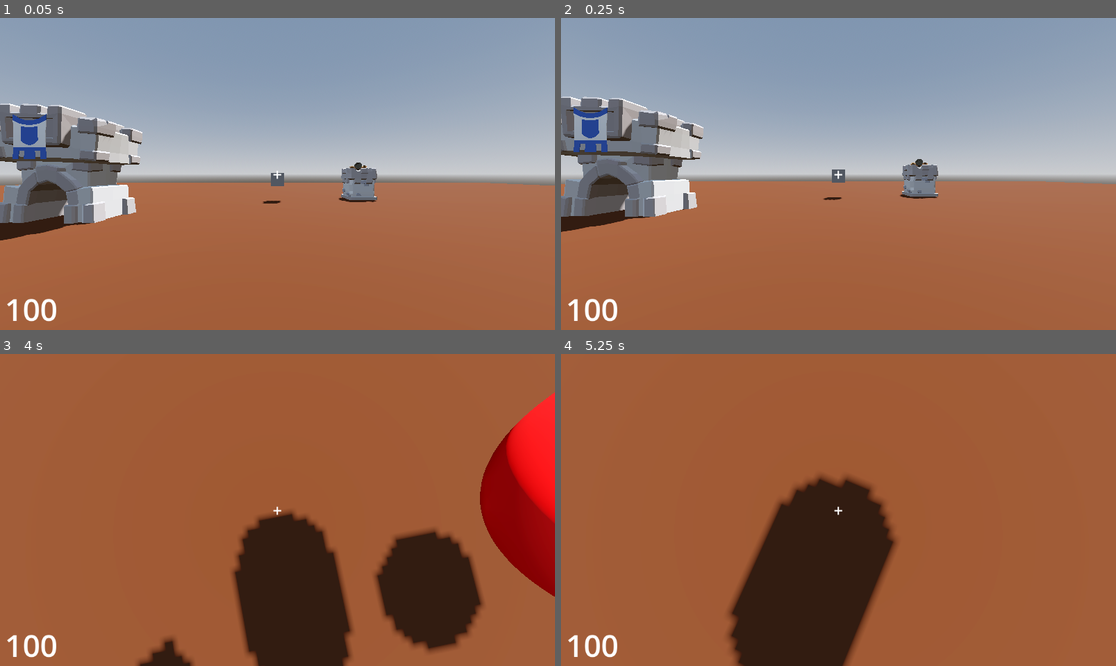
Above: before the commit, frames 1-4 (two rows, left to right).
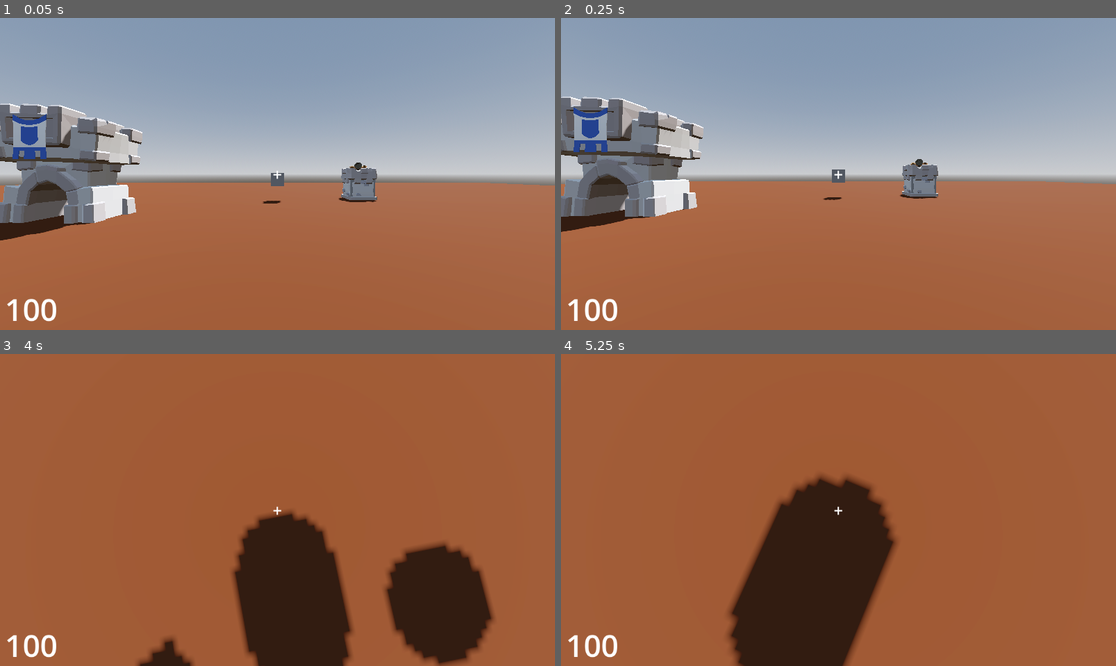
Above: after the commit, the same moments.

Repository: CSbean/Tower-Blaster
Game: Godot game, scene res://world.tscn
The game is run twice, just before and just after one commit, with the same random seed, the same clock (stepped at 60 frames per second) and the same inputs.
Inputs (mouse positions are in pixels of both pictures, inside the frame that each line leads up to):
- Up to frame 1 (0.05 s): no input
- Up to frame 2 (0.25 s): no input
- Up to frame 3 (4 s): move the mouse to (305, 510) at 0.52 s; hold Up (ui_up) from 0.53 s (still down); right-click (305, 510) at 0.6 s; tap Space (jump) at 0.77, 1.52, 3.02, 3.77 s; click (305, 510) at 0.8 s; move the mouse to (249, 510) at 1.27 s; click (249, 510) at 1.35 s; tap Shift (sprint_toggle) at 1.55, 2.1, 3.8 s; move the mouse to (288, 503) at 2.02 s; right-click (288, 503) at 2.3 s; move the mouse to (271, 516) at 2.77 s; right-click (271, 516) at 2.85 s; click (271, 516) at 3.05 s; move the mouse to (316, 513) at 3.52 s; tap W (move_foward) at 3.6 s
- Up to frame 4 (5.25 s): keep holding Up (ui_up); move the mouse to (794, 506) at 4.27 s; click (794, 506) at 4.35 s; tap Space (jump) at 4.52 s; right-click (794, 506) at 4.55 s; move the mouse to (844, 510) at 5.02 s; tap Shift (sprint_toggle) at 5.1 s

The runs differ from the first frame. In frame 1, less than 0.1% of the frame differs, in the area x 63-68%, y 51-58%; in frame 2, less than 0.1%; in frame 3, 8.6%, in the area x 67-100%, y 12-100%; in frame 4, nothing differs.

Commit message:
parrying working 100% and turrets can die

Diff:
--- a/tower-blaster/cannon_projectile.gd
+++ b/tower-blaster/cannon_projectile.gd
@@ -29,5 +29,13 @@
 		body.take_damage()
 		queue_free()
 
+
 func reverse_direction(collision_vector:Vector3)->void:
 	direction = direction.bounce(collision_vector)
+
+func parryed()->void:
+	speed = speed*2
+
+
+func _on_area_entered(area: Area3D) -> void:
+	area.get_parent().take_damage()
--- a/tower-blaster/cannon_projectile.tscn
+++ b/tower-blaster/cannon_projectile.tscn
@@ -12,7 +12,7 @@
 
 [node name="cannon_projectile" type="Area3D" unique_id=1695952878]
 collision_layer = 4
-collision_mask = 2
+collision_mask = 3
 script = ExtResource("1_n5pep")
 speed = 5
 
@@ -24,6 +24,8 @@
 
 [node name="Timer" type="Timer" parent="." unique_id=1896545895]
 wait_time = 2.0
+autostart = true
 
+[connection signal="area_entered" from="." to="." method="_on_area_entered"]
 [connection signal="body_entered" from="." to="." method="_on_body_entered"]
 [connection signal="timeout" from="Timer" to="." method="_on_timer_timeout"]
--- a/tower-blaster/character_body_3d.gd
+++ b/tower-blaster/character_body_3d.gd
@@ -28,18 +28,18 @@
 		if not sprinting:
 			sprinting = true
 			SPEED = 10.0
-			print("on")
 		else:
 			sprinting = false
 			SPEED = 5.0
-			print("off")
-
+	#projectile.direction = (ray.target_position - ray.global_position).normalized()
 	if Input.is_action_just_pressed("melee"):
 		if ray_cast_3d.is_colliding() and ray_cast_3d.get_collider() is Area3D:
 			var dist = ray_cast_3d.get_collision_point().distance_to(global_position)
 			if dist < 5:
-				ray_cast_3d.get_collider().reverse_direction(ray_cast_3d.get_collision_normal())
-				print("working")
+				#ray_cast_3d.get_collider().reverse_direction(ray_cast_3d.get_collision_normal())
+				#var global_dir = ($RayCast3D.to_global($RayCast3D.target_position) - $RayCast3D.global_position).normalized()
+				ray_cast_3d.get_collider().direction = ray_cast_3d.to_global((ray_cast_3d.target_position - ray_cast_3d.global_position)).normalized()
+				ray_cast_3d.get_collider().parryed()
 
 func _physics_process(delta: float) -> void:
 	# Add the gravity.
--- a/tower-blaster/turret.gd
+++ b/tower-blaster/turret.gd
@@ -1,4 +1,5 @@
 extends Node3D
+class_name Turret
 
 @onready var turret_bace: Node3D = $turretBace
 @onready var player: Player = $"../Player"
@@ -6,7 +7,7 @@
 @onready var animation_player: AnimationPlayer = $AnimationPlayer
 
 var proj = preload("res://cannon_projectile.tscn")
-
+var health = 100
 # Called when the node enters the scene tree for the first time.
 func _ready() -> void:
 	pass # Replace with function body.
@@ -14,13 +15,23 @@
 
 # Called every frame. 'delta' is the elapsed time since the previous frame.
 func _process(_delta: float) -> void:
-	turret_bace.look_at(player.global_position, Vector3.UP, true)
-	turret_bace.rotation.x = 0
+	if health > 0:
+		turret_bace.look_at(player.global_position, Vector3.UP, true)
+		turret_bace.rotation.x = 0
+
 
 
 func _on_timer_timeout() -> void:
-	var new_proj = proj.instantiate()
-	add_child(new_proj)
-	new_proj.global_position = cannon.global_position
-	new_proj.direction = new_proj.global_position.direction_to(player.global_position)
-	animation_player.play("shoot")
+	if health > 0:
+		var new_proj = proj.instantiate()
+		add_child(new_proj)
+		new_proj.global_position = cannon.global_position
+		new_proj.global_position.y += 1
+		new_proj.direction = new_proj.global_position.direction_to(player.global_position)
+		animation_player.play("shoot")
+
+
+func take_damage()->void:
+	health = 0
+	cannon.rotate_x(-30.0)
+	create_tween()
--- a/tower-blaster/turret.tscn
+++ b/tower-blaster/turret.tscn
@@ -41,12 +41,14 @@
 &"shoot": SubResource("Animation_coqkk")
 }
 
+[sub_resource type="BoxShape3D" id="BoxShape3D_c5apd"]
+size = Vector3(2, 2, 2)
+
 [node name="turret" type="Node3D" unique_id=1242701056]
 script = ExtResource("1_c5apd")
 
 [node name="CSGBox3D" type="CSGBox3D" parent="." unique_id=926542846]
 transform = Transform3D(1, 0, 0, 0, 1, 0, 0, 0, 1, 0, 1, 0)
-visible = false
 use_collision = true
 collision_mask = 2
 size = Vector3(2, 2, 2)
@@ -68,6 +70,12 @@
 [node name="Timer" type="Timer" parent="." unique_id=68443449]
 autostart = true
 
+[node name="Area3D" type="Area3D" parent="." unique_id=540098828]
+
+[node name="CollisionShape3D" type="CollisionShape3D" parent="Area3D" unique_id=571529833]
+transform = Transform3D(1, 0, 0, 0, 1, 0, 0, 0, 1, 0, 1, 0)
+shape = SubResource("BoxShape3D_c5apd")
+
 [connection signal="timeout" from="Timer" to="." method="_on_timer_timeout"]
 
 [editable path="turretbase/TurretBase"]
